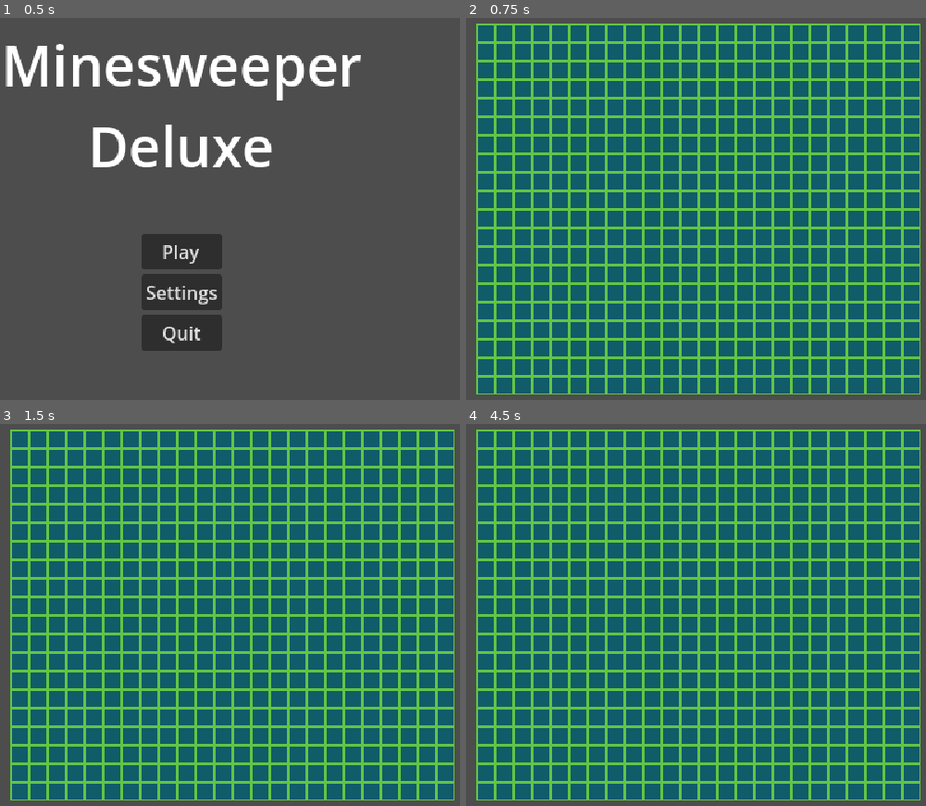
Above: before the commit, frames 1-4 (two rows, left to right).
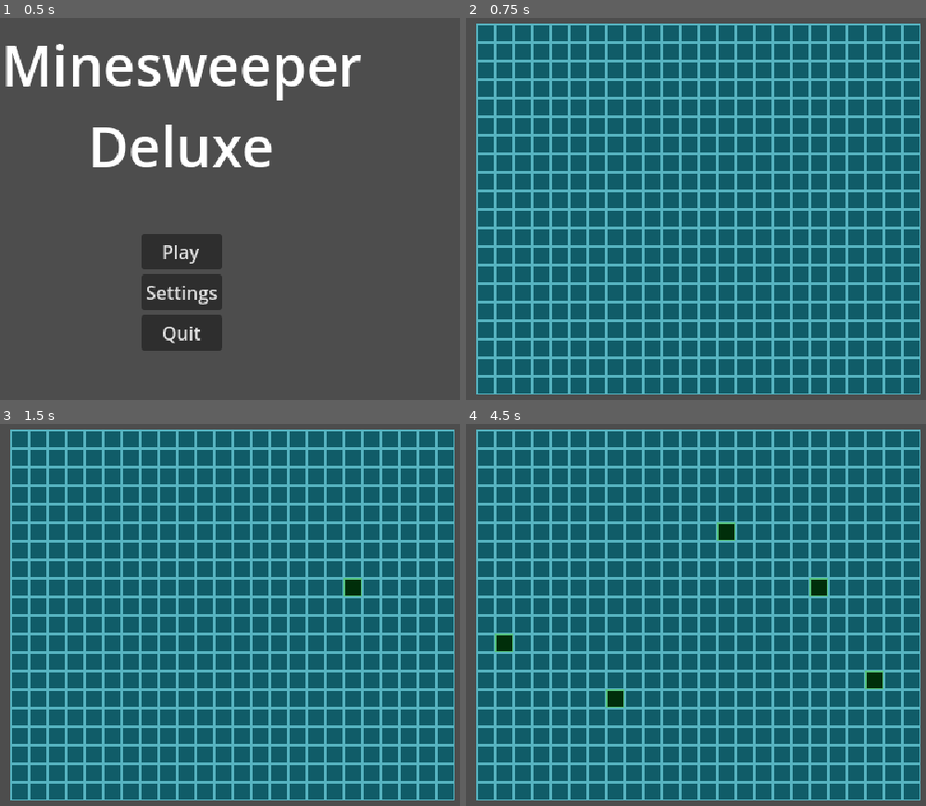
Above: after the commit, the same moments.

Repository: Endermandels/MinesweeperPlus
Game: Godot game, scene res://scenes/main_menu.tscn
The game is run twice, just before and just after one commit, with the same random seed, the same clock (stepped at 60 frames per second) and the same inputs.
Inputs (mouse positions are in pixels of both pictures, inside the frame that each line leads up to):
- Up to frame 1 (0.5 s): no input
- Up to frame 2 (0.75 s): click "Play" at 0.5 s
- Up to frame 3 (1.5 s): tap Enter at 1.25 s; move the mouse to (345, 595) at 1.27 s; press the mouse at (345, 595) at 1.28 s
- Up to frame 4 (4.5 s): tap Space at 2, 3.5 s; move the mouse to (498, 634) at 2.02 s; release the mouse at (498, 634) at 2.03 s; click (498, 634) at 2.1 s; tap Enter at 2.75, 4.25 s; move the mouse to (723, 523) at 2.77 s; press the mouse at (723, 523) at 2.78 s; move the mouse to (608, 699) at 3.52 s; release the mouse at (608, 699) at 3.53 s; click (608, 699) at 3.6 s; move the mouse to (870, 676) at 4.27 s; press the mouse at (870, 676) at 4.28 s

Frame 1 is identical in both runs. In frame 2, 26% of the frame differs, in the area x 2-99%, y 1-99%; in frame 3, 26%; in frame 4, 27%.

Commit message:
Reveal single tiles

Diff:
--- a/scenes/my_game.tscn
+++ b/scenes/my_game.tscn
@@ -2,13 +2,18 @@
 
 [ext_resource type="Script" path="res://scripts/my_game.gd" id="1_1j5vi"]
 [ext_resource type="PackedScene" uid="uid://bo4rtdh66l0qf" path="res://prefabs/pause_menu.tscn" id="2_ymebw"]
-[ext_resource type="Texture2D" uid="uid://x3rabv2erve1" path="res://assets/images/grid_tile.png" id="3_aq185"]
+[ext_resource type="Texture2D" uid="uid://ciki2g8ntvemm" path="res://assets/images/tile.png" id="3_8p5xc"]
 
 [sub_resource type="TileSetAtlasSource" id="TileSetAtlasSource_gutt7"]
-texture = ExtResource("3_aq185")
+texture = ExtResource("3_8p5xc")
 0:0/0 = 0
+1:0/0 = 0
 
 [sub_resource type="TileSet" id="TileSet_dmdsn"]
+custom_data_layer_0/name = "is_flagged"
+custom_data_layer_0/type = 1
+custom_data_layer_1/name = "is_mine"
+custom_data_layer_1/type = 1
 sources/1 = SubResource("TileSetAtlasSource_gutt7")
 
 [node name="MyGame" type="Node" node_paths=PackedStringArray("grid")]
--- a/scripts/my_game.gd
+++ b/scripts/my_game.gd
@@ -8,18 +8,16 @@
 
 func _unhandled_input(event: InputEvent) -> void:
     if event.is_action_pressed("left_click"):
-        _left_click_tile(event.position)
+        _left_click_tile()
 
-func _left_click_tile(coords: Vector2) -> void:
-    var tile_coords = grid.local_to_map(        # Get tile map position of clicked tile
-        grid.to_local(Vector2i(coords)          # Relative to the grid's position
-        )
-    )
-    print(tile_coords)
+func _left_click_tile() -> void:
+    # Map coords for tile
+    var tile_coords = grid.local_to_map(grid.get_local_mouse_position())
+
     if not _is_valid_tile(tile_coords):
-        print("Not valid tile")
         return
-    print("Is valid tile")
+
+    _reveal_tile(tile_coords)
 
 func _is_valid_tile(tile_coords: Vector2i) -> bool:
     return (
@@ -28,3 +26,20 @@
         tile_coords.y < used_rect.size.y and
         tile_coords.y >= 0
     )
+
+func _reveal_tile(tile_coords: Vector2i) -> void:
+    var data := grid.get_cell_tile_data(tile_coords)
+    if not data:
+        push_error("Tile data not found at tile coords: " + str(tile_coords))
+        return
+
+    if grid.get_cell_atlas_coords(tile_coords).x == 1:
+        print("Tile %s is revealed" % str(tile_coords))
+        return
+
+    if (data.get_custom_data("is_flagged")):
+        print("Tile %s is flagged" % str(tile_coords))
+        return
+
+    grid.set_cell(tile_coords, 1, Vector2i(1, 0), 0)
+    print("Revealed " + str(tile_coords))
Binary file removed: assets/images/grid_tile.png
Binary file added: assets/images/tile.png
Not shown, changed: assets/images/tile.png.import
Not shown, changed: TODO.md
